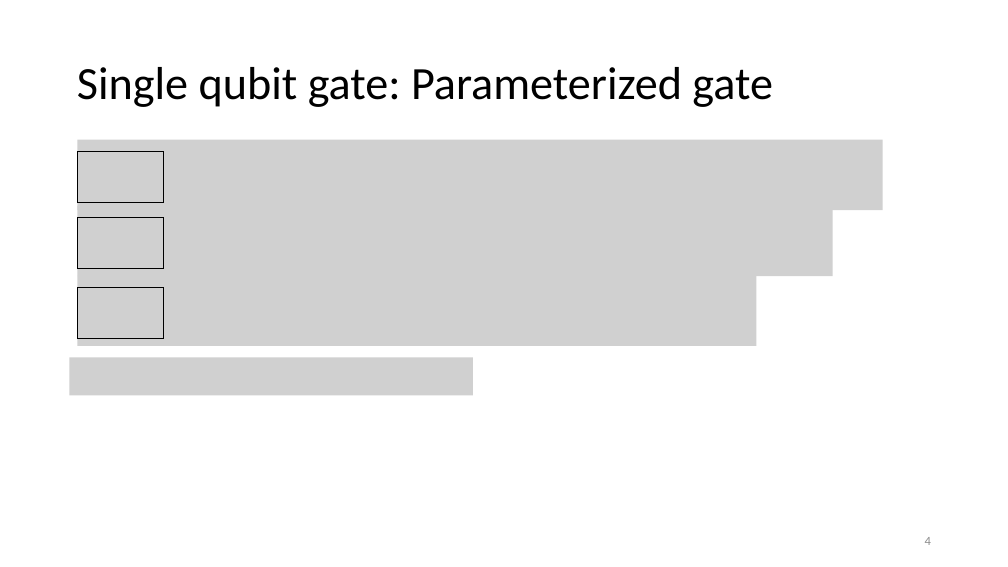
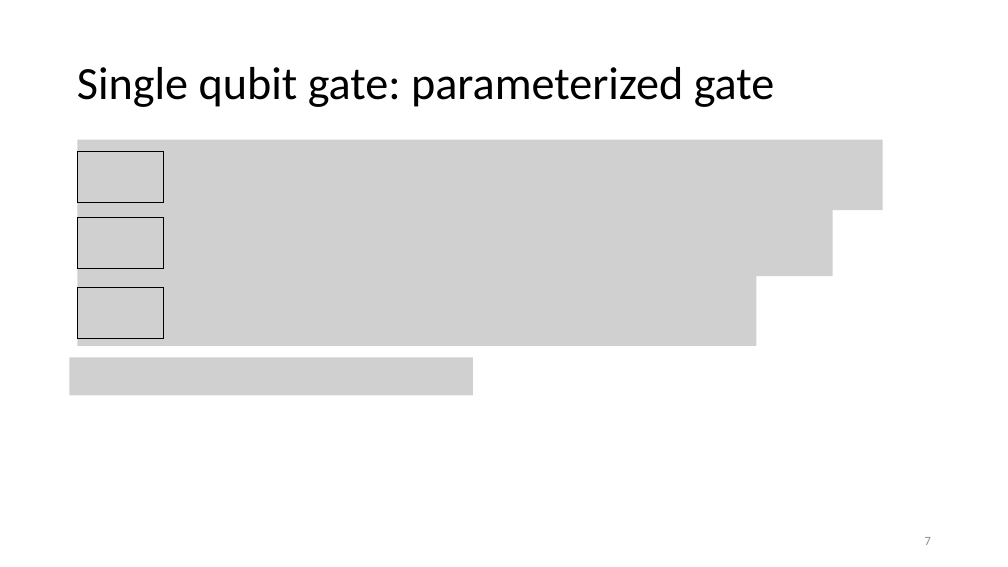
Before and after one commit to vutuanhai237/CourseMaterialsUIT, a slide deck: slide 7 of SExxx-Programming for quantum computer/UPTschool/Qubit and Circuit.pptx (slide 4 before the commit). Drawn at 1008x567 pixels with LibreOffice and Linux fonts; fonts in the diff are those of the drawing; grey boxes stand for pictures. Boxes give left, top, right and bottom in pixels: in the first picture for what was removed or moved away, otherwise in the second. Text is boxed around its words. In the diff, an @@ line names an element or a change of style, - is before the commit and + after.

Commit message:
Update slide UPT

```diff
--- a/SExxx-Programming for quantum computer/UPTschool/Qubit and Circuit.pptx
+++ b/SExxx-Programming for quantum computer/UPTschool/Qubit and Circuit.pptx
@@ title at [77,67,775,107]: text changed @@
-Single qubit gate: Parameterized gate
+Single qubit gate: parameterized gate
@@ page number at [925,537,931,545]: text changed @@
-4
+7
```
Also in this commit, not shown: 6 other slides changed, 27 slides added, 6 slides removed, 1 other file.
